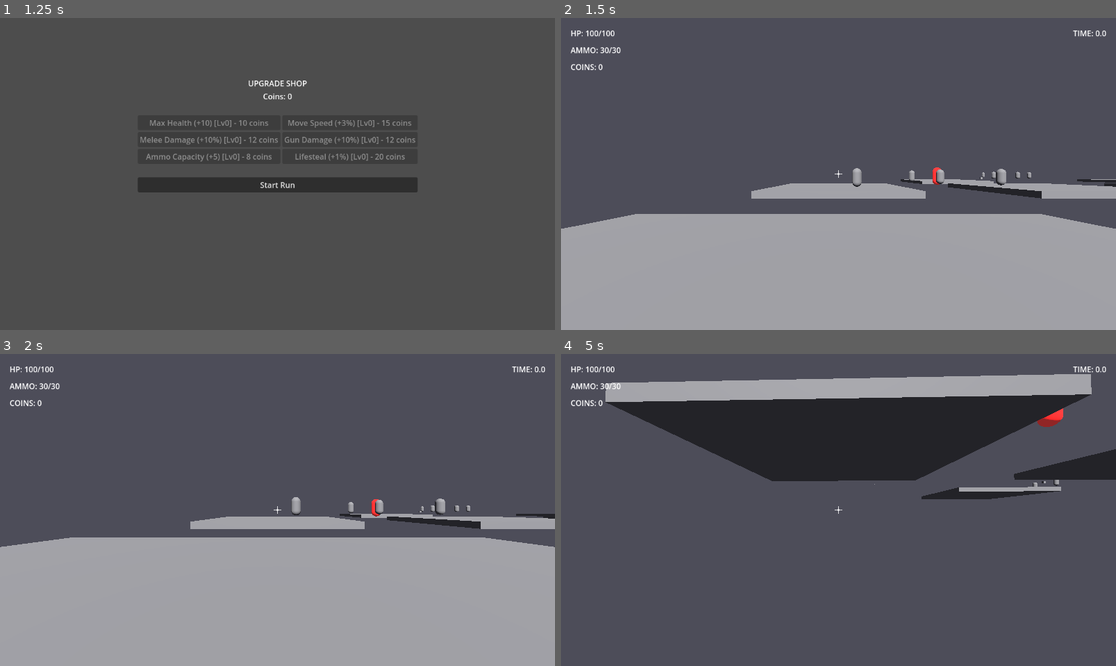
Above: before the commit, frames 1-4 (two rows, left to right).
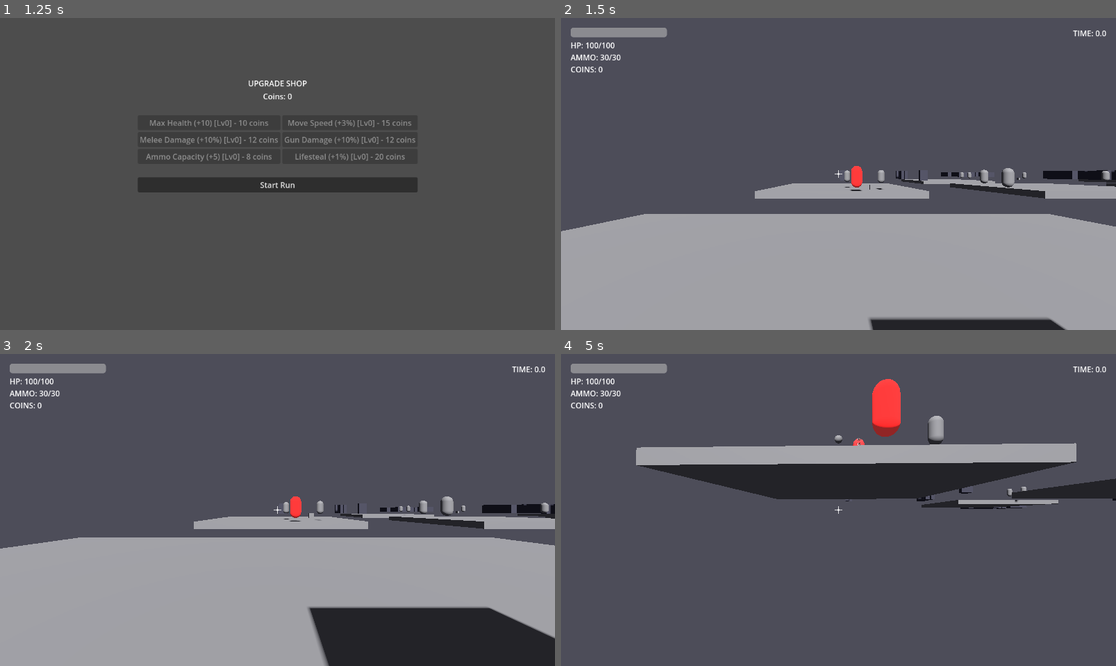
Above: after the commit, the same moments.

Repository: mandlj92/dungeonrunner
Game: Godot game, scene res://scenes/main.tscn
Two runs of this game, one before a commit and one after it. Both use one fixed random seed, a clock stepped at 60 frames per second and the inputs below.
Inputs (mouse positions are in pixels of both pictures, inside the frame that each line leads up to):
- Up to frame 1 (1.25 s): click "New Game" at 0.5 s
- Up to frame 2 (1.5 s): click "Start Run" at 1.25 s
- Up to frame 3 (2 s): no input
- Up to frame 4 (5 s): tap Enter at 2 s; move the mouse to (866, 510) at 2.02 s; press the mouse at (866, 510) at 2.03 s; hold W (move_forward) from 2.03 s (still down); tap Space (jump) at 2.27, 3.02, 4.52 s; tap Shift (sprint) at 2.3, 2.85, 3.8 s; move the mouse to (810, 510) at 2.77 s; release the mouse at (810, 510) at 2.78 s; click (810, 510) at 3.05 s; move the mouse to (849, 503) at 3.52 s; press the mouse at (849, 503) at 3.53 s; move the mouse to (832, 516) at 4.27 s; release the mouse at (832, 516) at 4.28 s; tap E (melee) at 4.35 s; click (832, 516) at 4.55 s

Frame 1 is identical in both runs. In frame 2, 3.6% of the frame differs, in the area x 0-100%, y 3-100%; in frame 3, 9.7%; in frame 4, 28%, in the area x 1-100%, y 3-50%.

Commit message:
modified:   .claude/settings.local.json 	modified:   .godot/editor/Player.tscn-editstate-a4e9bb150591131ae307f440fab940ce.cfg 	modified:   .godot/editor/Room.tscn-editstate-51368421b5d53a73f3ecaf433e52895e.cfg 	new file:   .godot/editor/create_recent.Resource 	new file:   .godot/editor/dungeon_mesh_library.tres-folding-ead7a5d7565d5c1d44ffc6d979f06d39.cfg 	modified:   .godot/editor/editor_layout.cfg 	modified:   .godot/editor/exit_portal.tscn-editstate-257af4ff3026e656fe855ef014bca99b.cfg 	new file:   .godot/editor/favorites.Resource 	modified:   .godot/editor/filesystem_cache8 	modified:   .godot/editor/filesystem_update4 	modified:   .godot/editor/main.tscn-editstate-3ad5c15c4f3250da0cc7c1af1770d85f.cfg 	new file:   .godot/editor/new_mesh_library.tres-folding-ac176884a38b46657422fec784f90dcd.cfg 	modified:   .godot/editor/project_metadata.cfg 	modified:   .godot/editor/projectile.tscn-editstate-a882d3c243bffac1c7822c1c45b18505.cfg 	modified:   .godot/editor/recent_dirs 	modified:   .godot/editor/run.tscn-editstate-68f5887ca5e38652cc6e8a807e9d37fd.cfg 	modified:   .godot/editor/run.tscn-folding-68f5887ca5e38652cc6e8a807e9d37fd.cfg 	modified:   .godot/editor/script_editor_cache.cfg 	modified:   .godot/global_script_class_cache.cfg 	new file:   .godot/shader_cache/SceneForwardClusteredShaderRD/0e441f00e17f738756592eeb4937465250ced33965febc96859342b292679ff8/97eb8bcfe44860ea4eebe84a80ff0d552ce28746.vulkan.cache 	modified:   .godot/uid_cache.bin 	new file:   NEXT_STEPS.md 	deleted:    REFACTORING_SUMMARY.md 	new file:   resources/dungeon_mesh_library.tres 	new file:   resources/materials/flash_white.tres 	new file:   resources/rooms/arena_template.tres 	new file:   resources/rooms/narrow_template.tres 	new file:   resources/rooms/pillars_template.tres 	modified:   scenes/enemies/enemy.tscn 	modified:   scenes/player/Player.tscn 	modified:   scenes/ui/HUD.tscn 	modified:   scenes/world/Room.tscn 	modified:   scenes/world/run.tscn 	new file:   scripts/components/hit_flash_component.gd 	modified:   scripts/events.gd 	modified:   scripts/player/player.gd 	new file:   scripts/resources/room_template.gd 	modified:   scripts/ui/HUD.gd 	new file:   scripts/ui/reticle.gd 	modified:   scripts/world/procgen.gd 	modified:   scripts/world/room.gd 	modified:   scripts/world/room_builder.gd 	modified:   scripts/world/run_controller.gd

Diff:
--- /dev/null
+++ b/resources/dungeon_mesh_library.tres
@@ -0,0 +1,38 @@
+[gd_resource type="MeshLibrary" load_steps=7 format=3 uid="uid://rjjmfpk6cji2"]
+
+[sub_resource type="StandardMaterial3D" id="StandardMaterial3D_wall"]
+albedo_color = Color(0.3, 0.3, 0.35, 1)
+
+[sub_resource type="BoxMesh" id="BoxMesh_wall"]
+material = SubResource("StandardMaterial3D_wall")
+size = Vector3(1, 3, 1)
+
+[sub_resource type="BoxShape3D" id="BoxShape3D_wall"]
+size = Vector3(1, 3, 1)
+
+[sub_resource type="StandardMaterial3D" id="StandardMaterial3D_pillar"]
+albedo_color = Color(0.4, 0.35, 0.3, 1)
+
+[sub_resource type="CylinderMesh" id="CylinderMesh_pillar"]
+material = SubResource("StandardMaterial3D_pillar")
+top_radius = 0.4
+bottom_radius = 0.4
+height = 3.0
+
+[sub_resource type="CylinderShape3D" id="CylinderShape3D_pillar"]
+height = 3.0
+radius = 0.4
+
+[resource]
+item/0/name = "Wall"
+item/0/mesh = SubResource("BoxMesh_wall")
+item/0/mesh_transform = Transform3D(1, 0, 0, 0, 1, 0, 0, 0, 1, 0, 1.5, 0)
+item/0/shapes = [SubResource("BoxShape3D_wall"), Transform3D(1, 0, 0, 0, 1, 0, 0, 0, 1, 0, 0, 0)]
+item/0/navigation_mesh_transform = Transform3D(1, 0, 0, 0, 1, 0, 0, 0, 1, 0, 0, 0)
+item/0/navigation_layers = 1
+item/1/name = "Pillar"
+item/1/mesh = SubResource("CylinderMesh_pillar")
+item/1/mesh_transform = Transform3D(1, 0, 0, 0, 1, 0, 0, 0, 1, 0, 1.5, 0)
+item/1/shapes = [SubResource("CylinderShape3D_pillar"), Transform3D(1, 0, 0, 0, 1, 0, 0, 0, 1, 0, 0, 0)]
+item/1/navigation_mesh_transform = Transform3D(1, 0, 0, 0, 1, 0, 0, 0, 1, 0, 0, 0)
+item/1/navigation_layers = 1
--- /dev/null
+++ b/resources/materials/flash_white.tres
@@ -0,0 +1,7 @@
+[gd_resource type="StandardMaterial3D" format=3]
+
+[resource]
+albedo_color = Color(1, 1, 1, 1)
+emission_enabled = true
+emission = Color(1, 1, 1, 1)
+emission_energy_multiplier = 2.0
--- /dev/null
+++ b/resources/rooms/arena_template.tres
@@ -0,0 +1,18 @@
+[gd_resource type="Resource" script_class="RoomTemplate" load_steps=2 format=3]
+
+[ext_resource type="Script" path="res://scripts/resources/room_template.gd" id="1_a1b2c"]
+
+[resource]
+script = ExtResource("1_a1b2c")
+template_name = "Arena"
+room_type = 0
+difficulty = 1
+min_depth = 0
+wall_density = 0.35
+automata_iterations = 3
+door_buffer = 4
+has_pillars = false
+pillar_count = 6
+min_enemies = 4
+max_enemies = 8
+custom_spawn_points = []
--- /dev/null
+++ b/resources/rooms/narrow_template.tres
@@ -0,0 +1,18 @@
+[gd_resource type="Resource" script_class="RoomTemplate" load_steps=2 format=3]
+
+[ext_resource type="Script" path="res://scripts/resources/room_template.gd" id="1_a1b2c"]
+
+[resource]
+script = ExtResource("1_a1b2c")
+template_name = "Narrow Corridor"
+room_type = 1
+difficulty = 2
+min_depth = 1
+wall_density = 0.65
+automata_iterations = 5
+door_buffer = 2
+has_pillars = false
+pillar_count = 6
+min_enemies = 3
+max_enemies = 5
+custom_spawn_points = []
--- /dev/null
+++ b/resources/rooms/pillars_template.tres
@@ -0,0 +1,18 @@
+[gd_resource type="Resource" script_class="RoomTemplate" load_steps=2 format=3]
+
+[ext_resource type="Script" path="res://scripts/resources/room_template.gd" id="1_a1b2c"]
+
+[resource]
+script = ExtResource("1_a1b2c")
+template_name = "Pillared Hall"
+room_type = 2
+difficulty = 2
+min_depth = 2
+wall_density = 0.25
+automata_iterations = 2
+door_buffer = 3
+has_pillars = true
+pillar_count = 8
+min_enemies = 5
+max_enemies = 7
+custom_spawn_points = []
--- a/scenes/enemies/enemy.tscn
+++ b/scenes/enemies/enemy.tscn
@@ -1,9 +1,11 @@
-[gd_scene load_steps=7 format=3 uid="uid://b67fupypxpgbl"]
+[gd_scene load_steps=9 format=3 uid="uid://b67fupypxpgbl"]
 
 [ext_resource type="Script" path="res://scripts/enemies/enemy.gd" id="1_enemy"]
 [ext_resource type="Script" path="res://scripts/components/health_component.gd" id="2_health"]
 [ext_resource type="Script" path="res://scripts/components/vfx_component.gd" id="3_vfx"]
 [ext_resource type="Script" path="res://scripts/enemies/enemy_state_helper.gd" id="4_helper"]
+[ext_resource type="Script" path="res://scripts/components/hit_flash_component.gd" id="5_flash"]
+[ext_resource type="Material" uid="uid://your_uid" path="res://resources/materials/flash_white.tres" id="6_flash_mat"]
 
 [sub_resource type="CapsuleShape3D" id="CapsuleShape3D_qg238"]
 
@@ -36,3 +38,10 @@
 
 [node name="EnemyStateHelper" type="Node" parent="."]
 script = ExtResource("4_helper")
+
+[node name="HitFlashComponent" type="Node" parent="."]
+script = ExtResource("5_flash")
+health_component = NodePath("../HealthComponent")
+mesh = NodePath("../MeshInstance3D")
+flash_material = ExtResource("6_flash_mat")
+flash_duration = 0.1
--- a/scenes/ui/HUD.tscn
+++ b/scenes/ui/HUD.tscn
@@ -1,6 +1,7 @@
-[gd_scene load_steps=2 format=3 uid="uid://cncaqxlg835ci"]
+[gd_scene load_steps=3 format=3 uid="uid://cncaqxlg835ci"]
 
 [ext_resource type="Script" path="res://scripts/ui/HUD.gd" id="1_hud"]
+[ext_resource type="Script" path="res://scripts/ui/reticle.gd" id="2_reticle"]
 
 [node name="Hud" type="Control"]
 layout_mode = 3
@@ -12,30 +13,41 @@
 mouse_filter = 2
 script = ExtResource("1_hud")
 
+[node name="HealthBar" type="ProgressBar" parent="."]
+unique_name_in_owner = true
+layout_mode = 1
+offset_left = 20.0
+offset_top = 20.0
+offset_right = 220.0
+offset_bottom = 40.0
+max_value = 100.0
+value = 100.0
+show_percentage = false
+
 [node name="HealthLabel" type="Label" parent="."]
 layout_mode = 1
 offset_left = 20.0
-offset_top = 20.0
+offset_top = 45.0
 offset_right = 200.0
-offset_bottom = 50.0
+offset_bottom = 65.0
 grow_horizontal = 0
 text = "HP: 100/100"
 
 [node name="AmmoLabel" type="Label" parent="."]
 layout_mode = 1
 offset_left = 20.0
-offset_top = 55.0
+offset_top = 70.0
 offset_right = 200.0
-offset_bottom = 85.0
+offset_bottom = 90.0
 grow_horizontal = 0
 text = "AMMO: 30/30"
 
 [node name="CoinsLabel" type="Label" parent="."]
 layout_mode = 1
 offset_left = 20.0
-offset_top = 90.0
+offset_top = 95.0
 offset_right = 200.0
-offset_bottom = 120.0
+offset_bottom = 115.0
 grow_horizontal = 0
 text = "COINS: 0"
 
@@ -66,6 +78,7 @@
 grow_horizontal = 2
 grow_vertical = 2
 mouse_filter = 2
+script = ExtResource("2_reticle")
 
 [node name="HorizontalLine" type="ColorRect" parent="Crosshair"]
 layout_mode = 1
--- a/scenes/world/Room.tscn
+++ b/scenes/world/Room.tscn
@@ -1,6 +1,7 @@
-[gd_scene load_steps=5 format=3 uid="uid://cal5s08tp75gd"]
+[gd_scene load_steps=6 format=3 uid="uid://cal5s08tp75gd"]
 
 [ext_resource type="Script" path="res://scripts/world/room.gd" id="1_h5j7f"]
+[ext_resource type="MeshLibrary" uid="uid://rjjmfpk6cji2" path="res://resources/dungeon_mesh_library.tres" id="2_meshlib"]
 
 [sub_resource type="BoxMesh" id="BoxMesh_lyhqv"]
 size = Vector3(24, 1, 24)
@@ -31,6 +32,7 @@
 [node name="ExitSpawn" type="Marker3D" parent="."]
 
 [node name="GridMap" type="GridMap" parent="."]
+mesh_library = ExtResource("2_meshlib")
 cell_size = Vector3(1, 1, 1)
 
 [node name="ActivationZone" type="Area3D" parent="."]
--- a/scenes/world/run.tscn
+++ b/scenes/world/run.tscn
@@ -7,6 +7,9 @@
 [ext_resource type="PackedScene" uid="uid://c8vqm5yh3n7pa" path="res://scenes/pickups/ammo_pickup.tscn" id="5_pickup"]
 [ext_resource type="PackedScene" uid="uid://cal5s08tp75gd" path="res://scenes/world/Room.tscn" id="6_room"]
 [ext_resource type="PackedScene" uid="uid://bx7k8nan0p1qr" path="res://scenes/world/exit_portal.tscn" id="7_portal"]
+[ext_resource type="Resource" path="res://resources/rooms/arena_template.tres" id="8_arena"]
+[ext_resource type="Resource" path="res://resources/rooms/narrow_template.tres" id="9_narrow"]
+[ext_resource type="Resource" path="res://resources/rooms/pillars_template.tres" id="10_pillars"]
 
 [sub_resource type="NavigationMesh" id="NavigationMesh_nm1ua"]
 
@@ -24,6 +27,9 @@
 pickup_scene = ExtResource("5_pickup")
 room_scene = ExtResource("6_room")
 portal_scene = ExtResource("7_portal")
+arena_template = ExtResource("8_arena")
+narrow_template = ExtResource("9_narrow")
+pillars_template = ExtResource("10_pillars")
 
 [node name="World" type="Node3D" parent="."]
 
--- /dev/null
+++ b/scripts/components/hit_flash_component.gd
@@ -0,0 +1,26 @@
+extends Node
+class_name HitFlashComponent
+
+## Component that makes a mesh flash white when the entity takes damage
+## Listens to HealthComponent.health_changed and temporarily overrides material
+
+@export var health_component: HealthComponent
+@export var mesh: MeshInstance3D
+@export var flash_material: StandardMaterial3D
+@export var flash_duration: float = 0.1
+
+func _ready() -> void:
+	if health_component:
+		health_component.health_changed.connect(_on_health_changed)
+
+func _on_health_changed(current: int, _max: int) -> void:
+	# Only flash when taking damage (health decreased)
+	if not mesh or current <= 0:
+		return
+
+	# Swap material override efficiently
+	mesh.material_override = flash_material
+	await get_tree().create_timer(flash_duration).timeout
+
+	if is_instance_valid(mesh):
+		mesh.material_override = null
--- a/scripts/events.gd
+++ b/scripts/events.gd
@@ -24,3 +24,7 @@
 # Combat events
 @warning_ignore("unused_signal")
 signal enemy_shot(enemy: Node)
+
+# Weapon events
+@warning_ignore("unused_signal")
+signal weapon_fired
--- a/scripts/player/player.gd
+++ b/scripts/player/player.gd
@@ -122,12 +122,10 @@
 		head.rotation.x = clamp(head.rotation.x, deg_to_rad(-80), deg_to_rad(80))
 		_mouse_input = Vector2.ZERO
 
-	# Dynamic FOV based on speed
-	var horizontal_velocity := Vector2(velocity.x, velocity.z).length()
-	if horizontal_velocity > base_speed * 1.1:
-		cam.fov = lerp(cam.fov, FOV_SPRINT, delta * 8.0)
-	else:
-		cam.fov = lerp(cam.fov, FOV_BASE, delta * 8.0)
+	# Dynamic FOV based on sprint state (Rule 5.1: Visual feedback)
+	var is_sprinting := Input.is_action_pressed("sprint")
+	var target_fov: float = FOV_SPRINT if is_sprinting else FOV_BASE
+	cam.fov = lerp(cam.fov, target_fov, delta * 10.0)
 
 	var dir := Vector3.ZERO
 	if Input.is_action_pressed("move_forward"): dir -= transform.basis.z
@@ -137,7 +135,6 @@
 	dir = dir.normalized()
 
 	var speed := base_speed
-	var is_sprinting := Input.is_action_pressed("sprint")
 	if is_sprinting:
 		speed *= sprint_mult
 
@@ -189,6 +186,9 @@
 	if weapon_controller and weapon_controller.projectile_scene:
 		Events.spawn_projectile.emit(weapon_controller.projectile_scene, spawn_transform, damage_amount, self)
 
+	# Emit weapon_fired for UI feedback (crosshair expansion, etc.)
+	Events.weapon_fired.emit()
+
 func _on_ammo_changed(_current: int, _maximum: int) -> void:
 	# Can be connected by HUD via Events or directly
 	pass
--- /dev/null
+++ b/scripts/resources/room_template.gd
@@ -0,0 +1,51 @@
+extends Resource
+class_name RoomTemplate
+
+## Resource defining a room template's metadata and generation parameters
+## Used by ProcGen to select and customize room layouts
+
+enum RoomType {
+	ARENA,      ## Large open space, many enemies
+	NARROW,     ## Corridor-like, ambush enemies
+	PILLARS,    ## Cover mechanics, strategic combat
+	MULTILEVEL  ## Platforms/height variation (future)
+}
+
+## Descriptive name for this template
+@export var template_name: String = "Basic Room"
+
+## Room type classification
+@export var room_type: RoomType = RoomType.ARENA
+
+## Difficulty rating (1=easy, 3=hard)
+@export_range(1, 3) var difficulty: int = 1
+
+## Minimum room depth before this template can appear
+@export var min_depth: int = 0
+
+## RoomBuilder generation parameters
+@export_group("Generation")
+
+## Wall density for cellular automata (0.0-1.0)
+@export_range(0.0, 1.0) var wall_density: float = 0.45
+
+## Number of cellular automata iterations
+@export_range(1, 10) var automata_iterations: int = 4
+
+## Door buffer size (tiles to clear around doors)
+@export_range(1, 5) var door_buffer: int = 3
+
+## Enable pillar generation
+@export var has_pillars: bool = false
+
+## Pillar count (if has_pillars is true)
+@export_range(3, 12) var pillar_count: int = 6
+
+@export_group("Spawning")
+
+## Recommended enemy spawn count range
+@export var min_enemies: int = 3
+@export var max_enemies: int = 6
+
+## Override spawn point distribution (empty = use RoomBuilder floor tiles)
+@export var custom_spawn_points: Array[Vector3] = []
--- a/scripts/ui/HUD.gd
+++ b/scripts/ui/HUD.gd
@@ -1,5 +1,6 @@
 extends Control
 
+@onready var health_bar: ProgressBar = %HealthBar
 @onready var health_label = $HealthLabel
 @onready var ammo_label = $AmmoLabel
 @onready var coins_label = $CoinsLabel
@@ -73,6 +74,13 @@
 	_cur_hp = v
 	_max_hp = maxv
 	health_label.text = "HP: %d/%d" % [v, maxv]
+
+	# Update health bar with smooth tween (Rule 5.1: Visual feedback)
+	if health_bar:
+		health_bar.max_value = float(maxv)
+		var target_value: float = float(v)
+		var tween = create_tween()
+		tween.tween_property(health_bar, "value", target_value, 0.2)
 
 func set_ammo(v:int, maxv:int) -> void:
 	ammo_label.text = "AMMO: %d/%d" % [v, maxv]
--- /dev/null
+++ b/scripts/ui/reticle.gd
@@ -0,0 +1,45 @@
+extends Control
+class_name Reticle
+
+## Dynamic crosshair that expands when firing weapons
+## Listens to Events.weapon_fired for visual feedback
+
+@export var spread_distance: float = 15.0
+@export var base_distance: float = 8.0
+@export var spread_duration: float = 0.05
+@export var return_duration: float = 0.2
+
+@onready var horizontal_line: ColorRect = $HorizontalLine
+@onready var vertical_line: ColorRect = $VerticalLine
+
+func _ready() -> void:
+	Events.weapon_fired.connect(_on_weapon_fired)
+
+func _on_weapon_fired() -> void:
+	# "Juice" implementation - Rule 5.1: Visual feedback only
+	var tween = create_tween().set_parallel(true)
+
+	# Expand horizontal line
+	if horizontal_line:
+		tween.tween_property(horizontal_line, "offset_left", -spread_distance, spread_duration).set_ease(Tween.EASE_OUT)
+		tween.tween_property(horizontal_line, "offset_right", spread_distance, spread_duration).set_ease(Tween.EASE_OUT)
+
+	# Expand vertical line
+	if vertical_line:
+		tween.tween_property(vertical_line, "offset_top", -spread_distance, spread_duration).set_ease(Tween.EASE_OUT)
+		tween.tween_property(vertical_line, "offset_bottom", spread_distance, spread_duration).set_ease(Tween.EASE_OUT)
+
+	# Chain the return animation
+	await tween.finished
+
+	var return_tween = create_tween().set_parallel(true)
+
+	# Return horizontal line
+	if horizontal_line:
+		return_tween.tween_property(horizontal_line, "offset_left", -base_distance, return_duration).set_ease(Tween.EASE_IN)
+		return_tween.tween_property(horizontal_line, "offset_right", base_distance, return_duration).set_ease(Tween.EASE_IN)
+
+	# Return vertical line
+	if vertical_line:
+		return_tween.tween_property(vertical_line, "offset_top", -base_distance, return_duration).set_ease(Tween.EASE_IN)
+		return_tween.tween_property(vertical_line, "offset_bottom", base_distance, return_duration).set_ease(Tween.EASE_IN)
--- a/scripts/world/procgen.gd
+++ b/scripts/world/procgen.gd
@@ -5,6 +5,9 @@
 @export var connector_scene: PackedScene
 @export var room_count := 10
 @export var spacing := 40.0  # Increased for 24x24 rooms
+
+## Pool of room templates to choose from during generation
+@export var room_templates: Array[RoomTemplate] = []
 
 func generate(parent: Node3D, rng_seed: int) -> Dictionary:
 	var rng = RandomNumberGenerator.new()
@@ -32,12 +35,24 @@
 		r.global_position = Vector3(p.x * spacing, 0, p.y * spacing)
 		rooms.append(r)
 
+		# Select room template based on depth and availability
+		var selected_template := _select_room_template(i, rng)
+
+		# Store template in room for later use (enemy spawning, etc.)
+		if r.has_method("set") and selected_template:
+			r.template = selected_template
+			print("[ProcGen] Room %d using template: %s" % [i, selected_template.template_name])
+
 		# Generate internal layout using RoomBuilder
 		var gridmap := r.get_node("GridMap") as GridMap
 		if gridmap:
 			var room_offset := Vector3(p.x * spacing, 0, p.y * spacing)
-			var valid_floors := room_builder.generate_room_layout(gridmap, room_offset, rng)
+			var valid_floors := room_builder.generate_room_layout(gridmap, room_offset, rng, selected_template)
 			room_valid_floors[i] = valid_floors
+
+			# Store valid floor positions in room
+			if r.has_method("set"):
+				r.valid_floor_positions = valid_floors
 
 	# create simple connectors (static platforms) between adjacent rooms
 	# so the player can traverse between rooms on the same Y level
@@ -74,3 +89,24 @@
 		"final_room": rooms[-1],
 		"room_valid_floors": room_valid_floors
 	}
+
+## Select a room template based on current room depth
+## Filters templates by min_depth and prevents repeating the same type consecutively
+func _select_room_template(room_index: int, rng: RandomNumberGenerator) -> RoomTemplate:
+	# If no templates configured, return null (uses defaults)
+	if room_templates.is_empty():
+		return null
+
+	# Filter templates that are available at this depth
+	var available: Array[RoomTemplate] = []
+	for template in room_templates:
+		if template and template.min_depth <= room_index:
+			available.append(template)
+
+	# Fallback to all templates if filtering removes everything
+	if available.is_empty():
+		available = room_templates.duplicate()
+
+	# Select random template from available pool
+	var index := rng.randi_range(0, available.size() - 1)
+	return available[index]
--- a/scripts/world/room.gd
+++ b/scripts/world/room.gd
@@ -1,4 +1,10 @@
 extends Node3D
+
+## Room template defining this room's characteristics
+var template: RoomTemplate = null
+
+## Valid floor positions for spawning (set by ProcGen)
+var valid_floor_positions: Array[Vector3] = []
 
 var _activation_zone: Area3D = null
 var _is_active := false
--- a/scripts/world/room_builder.gd
+++ b/scripts/world/room_builder.gd
@@ -4,25 +4,34 @@
 const ROOM_SIZE := 24
 const WALL_TILE_ID := 0
 const FLOOR_TILE_ID := -1  # Empty cell in GridMap
+const PILLAR_TILE_ID := 1  # Pillar tile (must exist in GridMap MeshLibrary)
 
 # Door positions (center of each side)
 const DOOR_NORTH := Vector2i(ROOM_SIZE / 2, 0)
 const DOOR_SOUTH := Vector2i(ROOM_SIZE / 2, ROOM_SIZE - 1)
 const DOOR_EAST := Vector2i(ROOM_SIZE - 1, ROOM_SIZE / 2)
 const DOOR_WEST := Vector2i(0, ROOM_SIZE / 2)
-const DOOR_BUFFER := 3  # Keep 3 tiles clear around doors
 
 ## Generates internal room layout using cellular automata
 ## Returns array of valid floor positions (in local room coordinates)
-func generate_room_layout(gridmap: GridMap, room_offset: Vector3, rng: RandomNumberGenerator) -> Array[Vector3]:
-	var grid := _initialize_grid(rng)
+func generate_room_layout(gridmap: GridMap, room_offset: Vector3, rng: RandomNumberGenerator, template: RoomTemplate = null) -> Array[Vector3]:
+	# Use template parameters or defaults
+	var wall_density := 0.45 if not template else template.wall_density
+	var iterations := 4 if not template else template.automata_iterations
+	var door_buffer := 3 if not template else template.door_buffer
+
+	var grid := _initialize_grid(rng, wall_density)
 
 	# Run cellular automata simulation
-	for iteration in range(4):
+	for iteration in range(iterations):
 		grid = _cellular_automata_step(grid)
 
 	# Clear areas around doors to ensure accessibility
-	_clear_door_areas(grid)
+	_clear_door_areas(grid, door_buffer)
+
+	# Add pillars if template specifies
+	if template and template.has_pillars:
+		_add_pillars(grid, rng, template.pillar_count)
 
 	# Apply the grid to the GridMap and collect valid floor positions
 	var valid_positions: Array[Vector3] = []
@@ -50,13 +59,12 @@
 	return valid_positions
 
 ## Initialize grid with random noise
-func _initialize_grid(rng: RandomNumberGenerator) -> Array:
+func _initialize_grid(rng: RandomNumberGenerator, wall_density: float) -> Array:
 	var grid := []
 	for x in range(ROOM_SIZE):
 		var row := []
 		for z in range(ROOM_SIZE):
-			# 45% chance of wall
-			var cell = WALL_TILE_ID if rng.randf() < 0.45 else FLOOR_TILE_ID
+			var cell = WALL_TILE_ID if rng.randf() < wall_density else FLOOR_TILE_ID
 			row.append(cell)
 		grid.append(row)
 	return grid
@@ -100,14 +108,46 @@
 	return count
 
 ## Clear areas around doors to ensure player can enter/exit
-func _clear_door_areas(grid: Array) -> void:
+func _clear_door_areas(grid: Array, door_buffer: int) -> void:
 	var doors := [DOOR_NORTH, DOOR_SOUTH, DOOR_EAST, DOOR_WEST]
 
 	for door in doors:
-		for dx in range(-DOOR_BUFFER, DOOR_BUFFER + 1):
-			for dz in range(-DOOR_BUFFER, DOOR_BUFFER + 1):
+		for dx in range(-door_buffer, door_buffer + 1):
+			for dz in range(-door_buffer, door_buffer + 1):
 				var x: int = door.x + dx
 				var z: int = door.y + dz
 
 				if x >= 0 and x < ROOM_SIZE and z >= 0 and z < ROOM_SIZE:
 					grid[x][z] = FLOOR_TILE_ID
+
+## Add strategic pillars for cover mechanics
+func _add_pillars(grid: Array, rng: RandomNumberGenerator, count: int) -> void:
+	var placed := 0
+	var attempts := 0
+	var max_attempts := count * 10
+
+	while placed < count and attempts < max_attempts:
+		attempts += 1
+
+		# Random position away from edges
+		var x := rng.randi_range(4, ROOM_SIZE - 5)
+		var z := rng.randi_range(4, ROOM_SIZE - 5)
+
+		# Only place on floor tiles
+		if grid[x][z] != FLOOR_TILE_ID:
+			continue
+
+		# Ensure spacing between pillars (at least 3 tiles)
+		var too_close := false
+		for check_x in range(x - 3, x + 4):
+			for check_z in range(z - 3, z + 4):
+				if check_x >= 0 and check_x < ROOM_SIZE and check_z >= 0 and check_z < ROOM_SIZE:
+					if grid[check_x][check_z] == WALL_TILE_ID:
+						too_close = true
+						break
+			if too_close:
+				break
+
+		if not too_close:
+			grid[x][z] = WALL_TILE_ID
+			placed += 1
--- a/scripts/world/run_controller.gd
+++ b/scripts/world/run_controller.gd
@@ -10,6 +10,11 @@
 @export var room_scene: PackedScene
 @export var portal_scene: PackedScene
 
+@export_group("Room Templates")
+@export var arena_template: RoomTemplate
+@export var narrow_template: RoomTemplate
+@export var pillars_template: RoomTemplate
+
 var player
 
 func _ready() -> void:
@@ -26,6 +31,17 @@
 	var gen = ProcGen.new()
 	gen.room_scene = room_scene
 	gen.room_count = 10
+
+	# Assign room templates for variety (if configured)
+	var templates: Array[RoomTemplate] = []
+	if arena_template:
+		templates.append(arena_template)
+	if narrow_template:
+		templates.append(narrow_template)
+	if pillars_template:
+		templates.append(pillars_template)
+	gen.room_templates = templates
+
 	var data = gen.generate(world, rng_seed)
 
 	# bake navigation after generation
@@ -50,8 +66,14 @@
 		var room = data["rooms"][i]
 		var valid_floors: Array = room_valid_floors.get(i, [])
 
-		# Spawn multiple enemies per room (3-6 enemies)
-		var enemy_count := randi_range(3, 6)
+		# Determine enemy count from room template (or use defaults)
+		var min_enemies := 3
+		var max_enemies := 6
+		if room.template != null:
+			min_enemies = room.template.min_enemies
+			max_enemies = room.template.max_enemies
+
+		var enemy_count := randi_range(min_enemies, max_enemies)
 
 		# Ensure we have enough valid positions
 		if valid_floors.size() > 0:
Not shown, changed: .claude/settings.local.json
Not shown: 1 places in scenes/player/Player.tscn that only renumber resources
Not shown: 1 places in scenes/world/run.tscn that only renumber resources
Not shown, added: NEXT_STEPS.md
Not shown, removed: REFACTORING_SUMMARY.md
